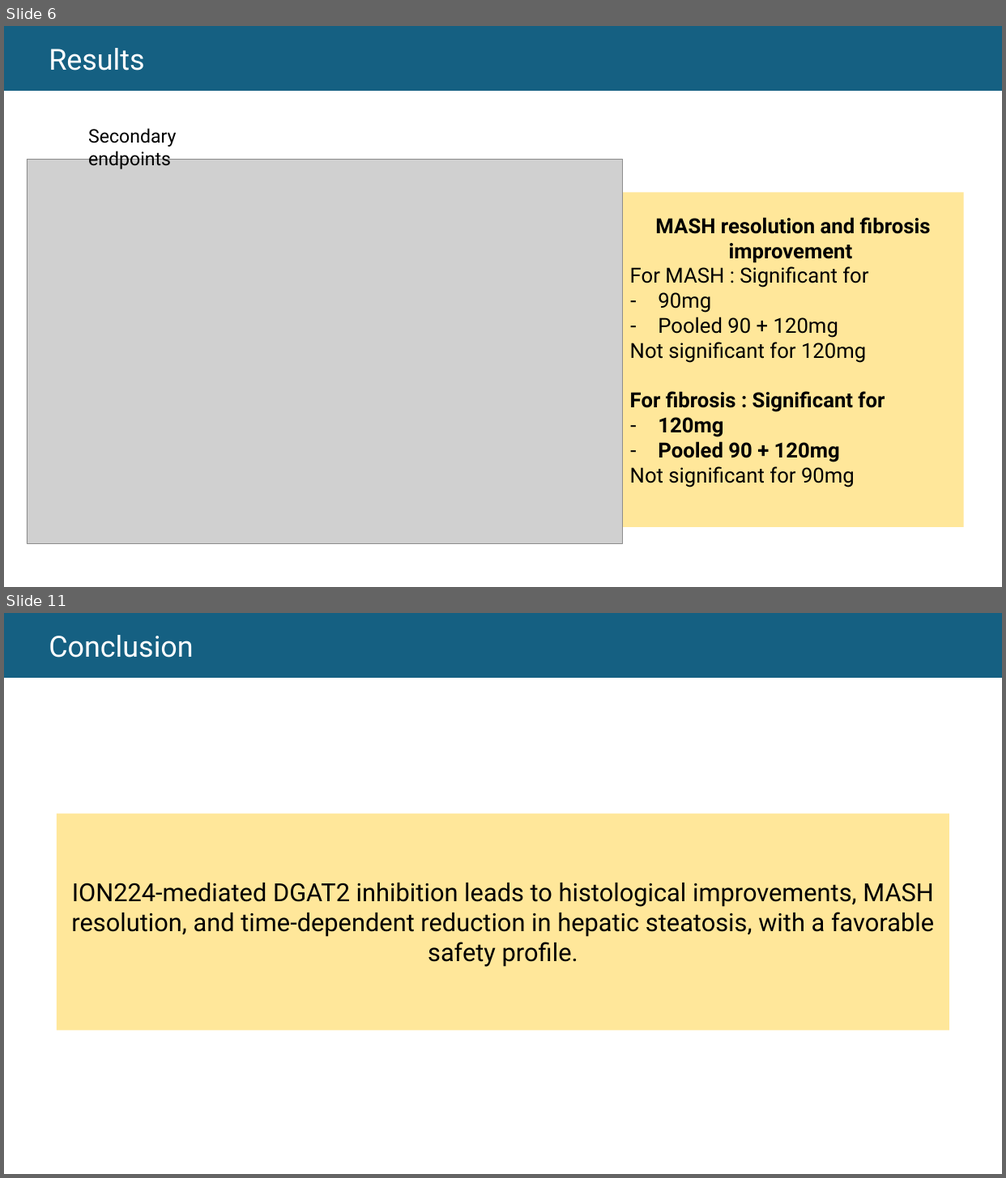
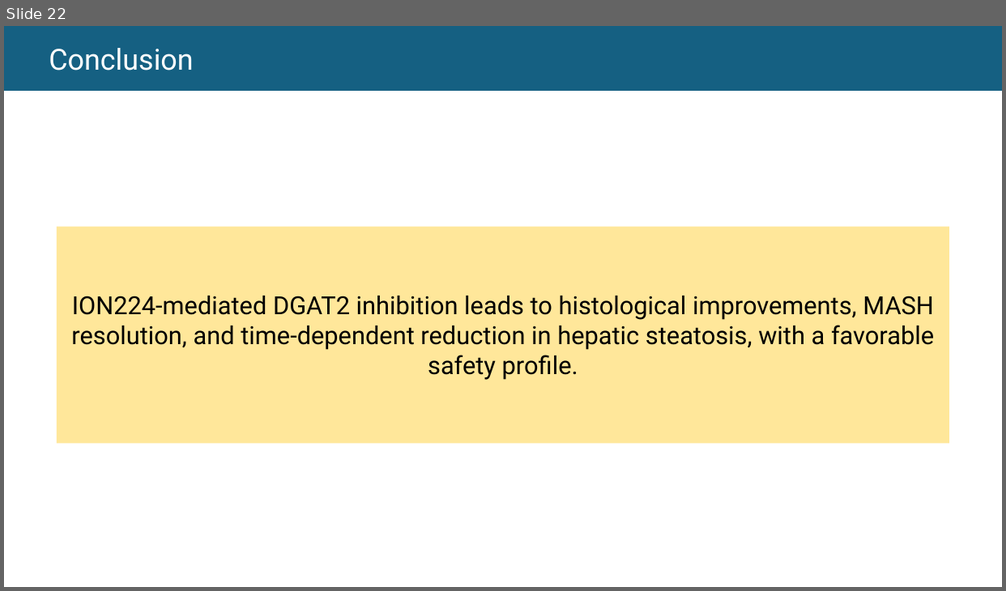
Before and after one commit to thomashusson29/M2biostatistiques, a slide deck: S1/devoirEO/Oral M2.pptx. Shown one above the other, each under a label of ours: slides 6 and 11 before the commit, slide 22 after it; the slides between them are not shown. The pictures are 1006x1178 and 1006x591 pixels, drawn with LibreOffice and Linux fonts; fonts in the diff are those of the drawing; grey boxes stand for pictures. Boxes give left, top, right and bottom in pixels: in the first picture for what was removed or moved away, otherwise in the second. Text is boxed around its words. In the diff, an @@ line names an element or a change of style, - is before the commit and + after.

```diff
--- a/S1/devoirEO/Oral M2.pptx
+++ b/S1/devoirEO/Oral M2.pptx
@@ slide 6 removed at (x1=4, y1=26, x2=1002, y2=587), background #FFFFFF @@
@@ rectangle removed at (x1=4, y1=26, x2=1002, y2=90) @@
-  Results
@@ text removed at (x1=88, y1=128, x2=176, y2=169) @@
-Secondary endpoints
@@ picture removed at (x1=27, y1=160, x2=622, y2=544) @@
@@ rectangle removed at (x1=622, y1=192, x2=964, y2=527) @@
@@ text removed at (x1=630, y1=217, x2=931, y2=488) @@
-MASH resolution and fibrosis improvement
-For MASH : Significant for
-– 90mg
-– Pooled 90 + 120mg
-Not significant for 120mg
-For fibrosis : Significant for
-– 120mg
-– Pooled 90 + 120mg
-Not significant for 90mg
@@ what was slide 11 is now slide 22 @@
```
Also in this commit, not shown: 3 slides changed, 18 slides added, 6 other slides removed, 31 other files.
